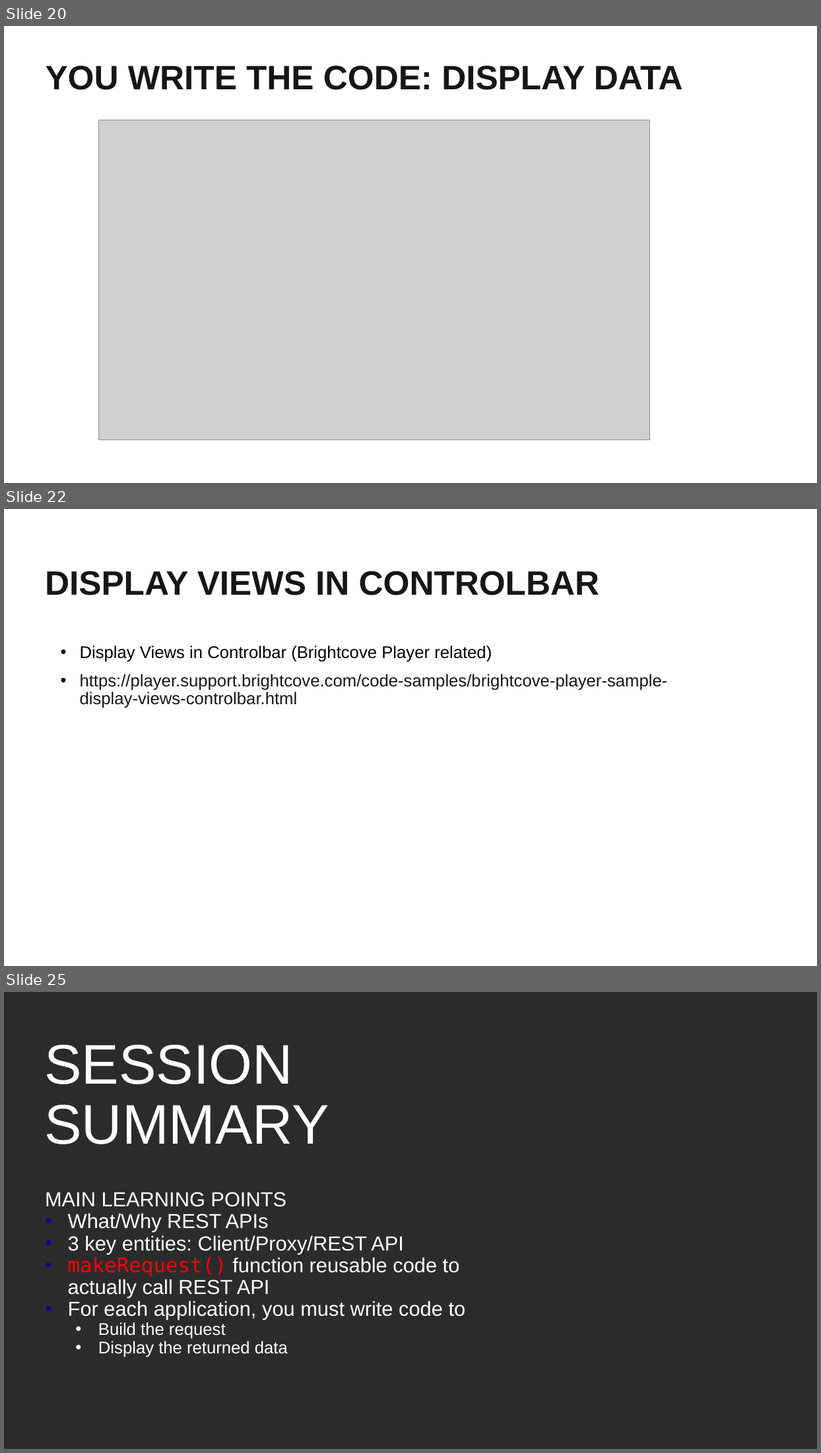
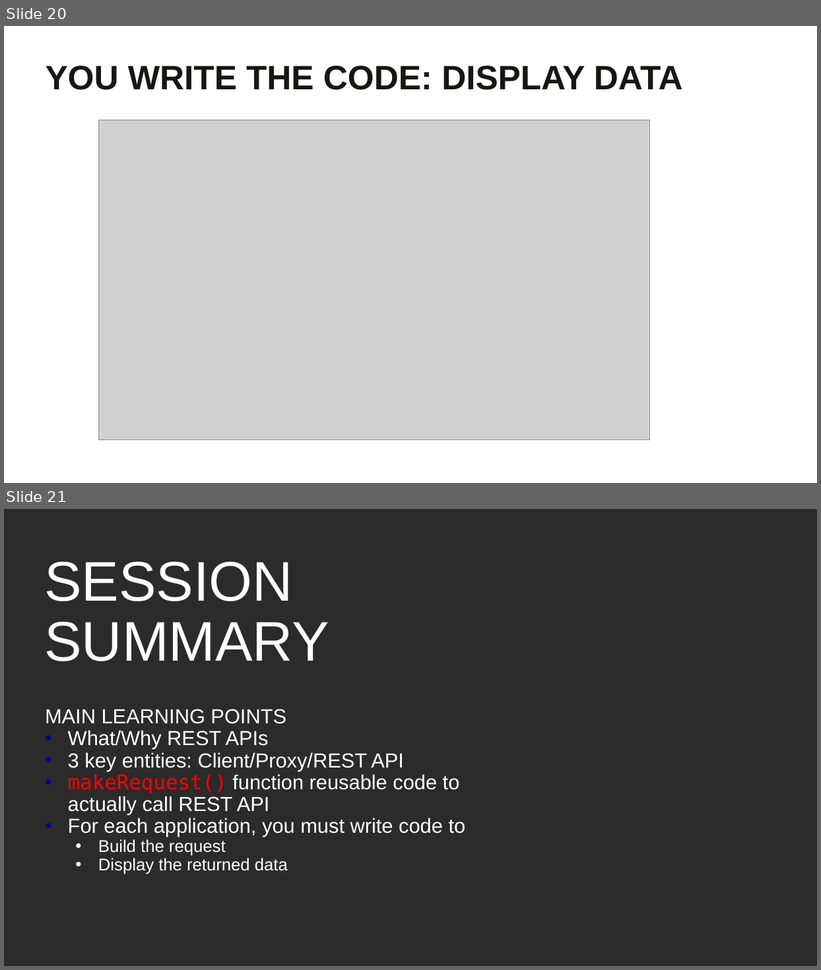
Before and after one commit to BrightcoveLearning/BCL-LearningSamples, a slide deck: PLAYTV2020/matt-boles-rest-api-intro.pptx. Shown one above the other, each under a label of ours: slides 20, 22 and 25 before the commit, slides 20 and 21 after it; the slides between them are not shown. The pictures are 821x1453 and 821x970 pixels, drawn with LibreOffice and Linux fonts; fonts in the diff are those of the drawing; grey boxes stand for pictures; background and template pictures are left out; a plain dark background stands for a picture behind light text. Boxes give left, top, right and bottom in pixels: in the first picture for what was removed or moved away, otherwise in the second. Text is boxed around its words. In the diff, an @@ line names an element or a change of style, - is before the commit and + after.

```diff
--- a/PLAYTV2020/matt-boles-rest-api-intro.pptx
+++ b/PLAYTV2020/matt-boles-rest-api-intro.pptx
@@ slide 22 removed at (4, 509, 817, 966), background #FFFFFF @@
@@ text removed at (45, 571, 599, 595) @@
-DISPLAY VIEWS IN CONTROLBAR
@@ text removed at (80, 646, 668, 708) @@
-• Display Views in Controlbar (Brightcove Player related)
-• https://player.support.brightcove.com/code-samples/brightcove-player-sample-display-views-controlbar.html
@@ what was slide 25 is now slide 21 @@
```
Also in this commit, not shown: 1 slide changed, 3 other slides removed, 5 other files.
